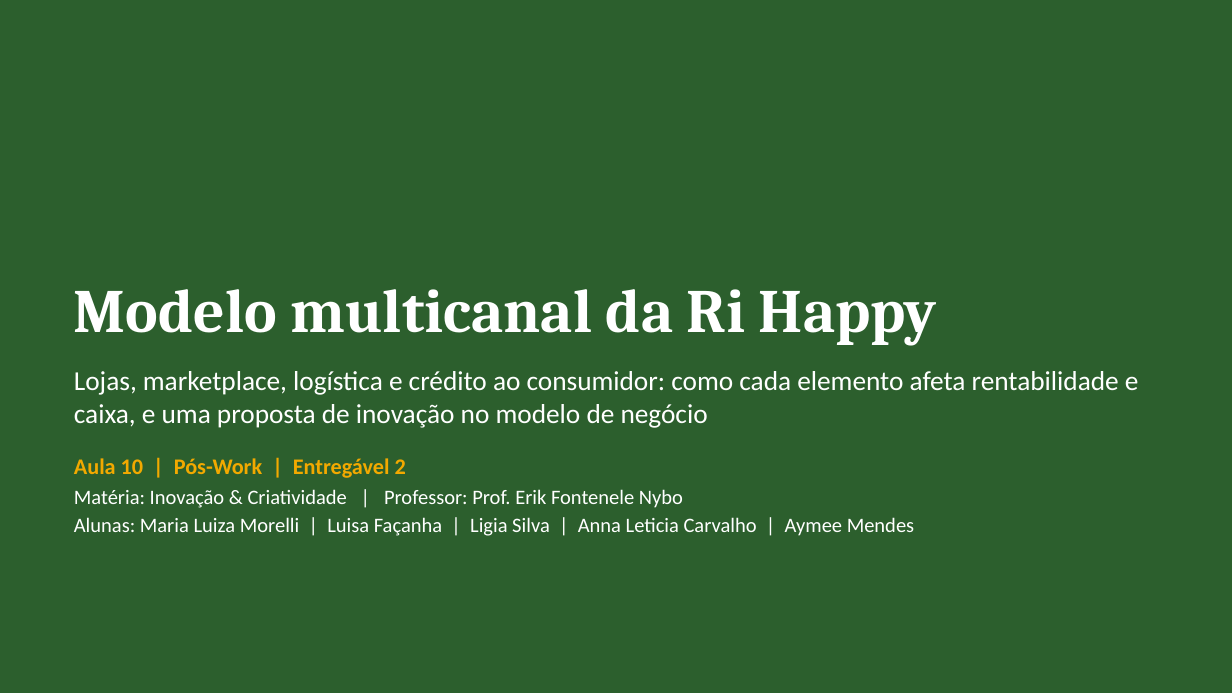
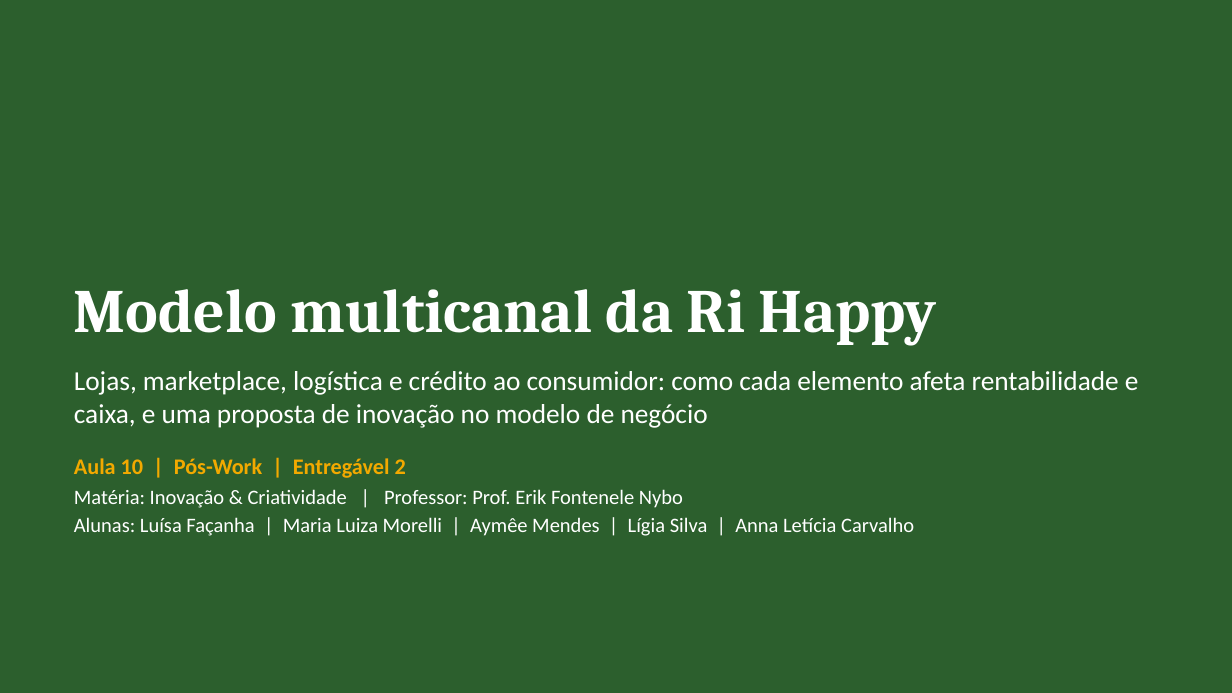
Before and after one commit to facanhaluisaaa-create/saint-paul, a slide deck: slide 1 of Entregavel_2_Aula_10_Ri_Happy.pptx. Drawn at 1232x693 pixels with LibreOffice and Linux fonts; fonts in the diff are those of the drawing; background and template pictures are left out. Boxes give left, top, right and bottom in pixels: in the first picture for what was removed or moved away, otherwise in the second. Text is boxed around its words. In the diff, an @@ line names an element or a change of style, - is before the commit and + after.

```diff
--- a/Entregavel_2_Aula_10_Ri_Happy.pptx
+++ b/Entregavel_2_Aula_10_Ri_Happy.pptx
@@ text at <box>74,517,914,536</box>: text changed @@
-Alunas: Maria Luiza Morelli | Luisa Façanha | Ligia Silva | Anna Leticia Carvalho | Aymee Mendes
+Alunas: Luísa Façanha | Maria Luiza Morelli | Aymêe Mendes | Lígia Silva | Anna Letícia Carvalho
```
Also in this commit, not shown: 1 other file.
